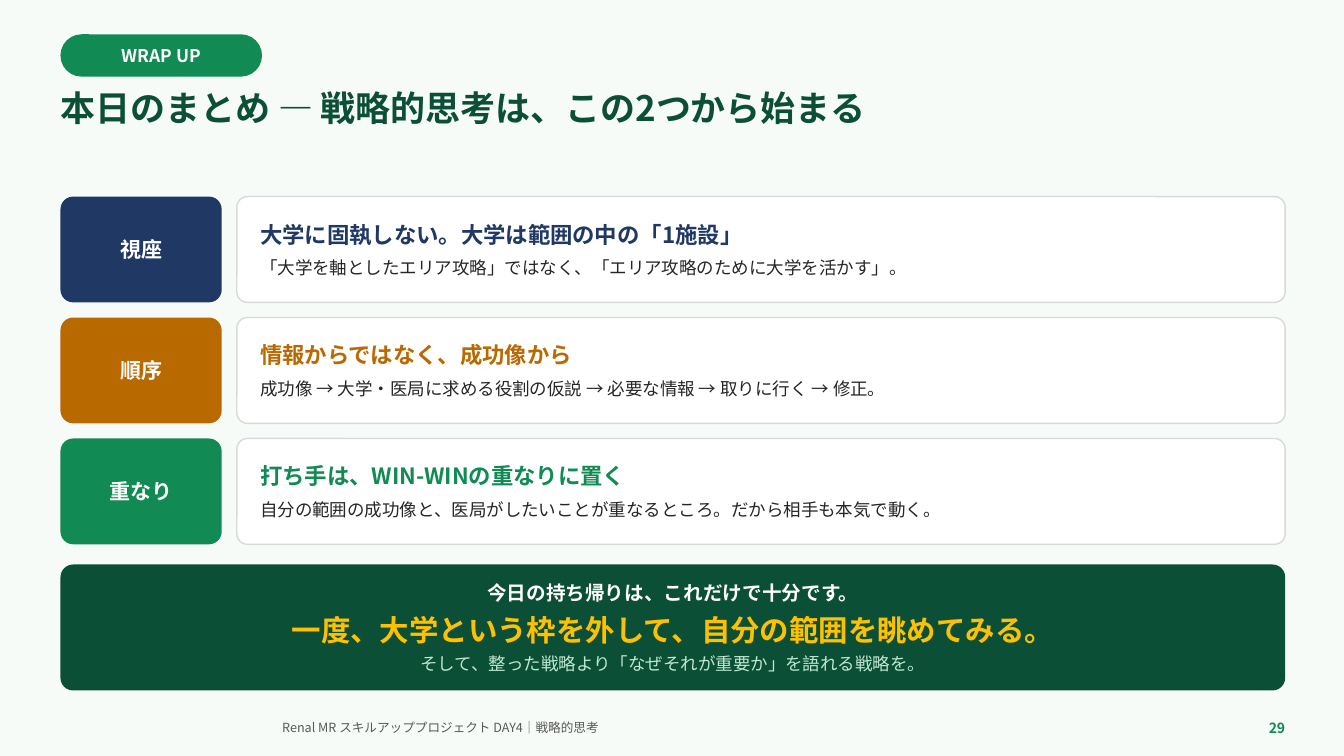
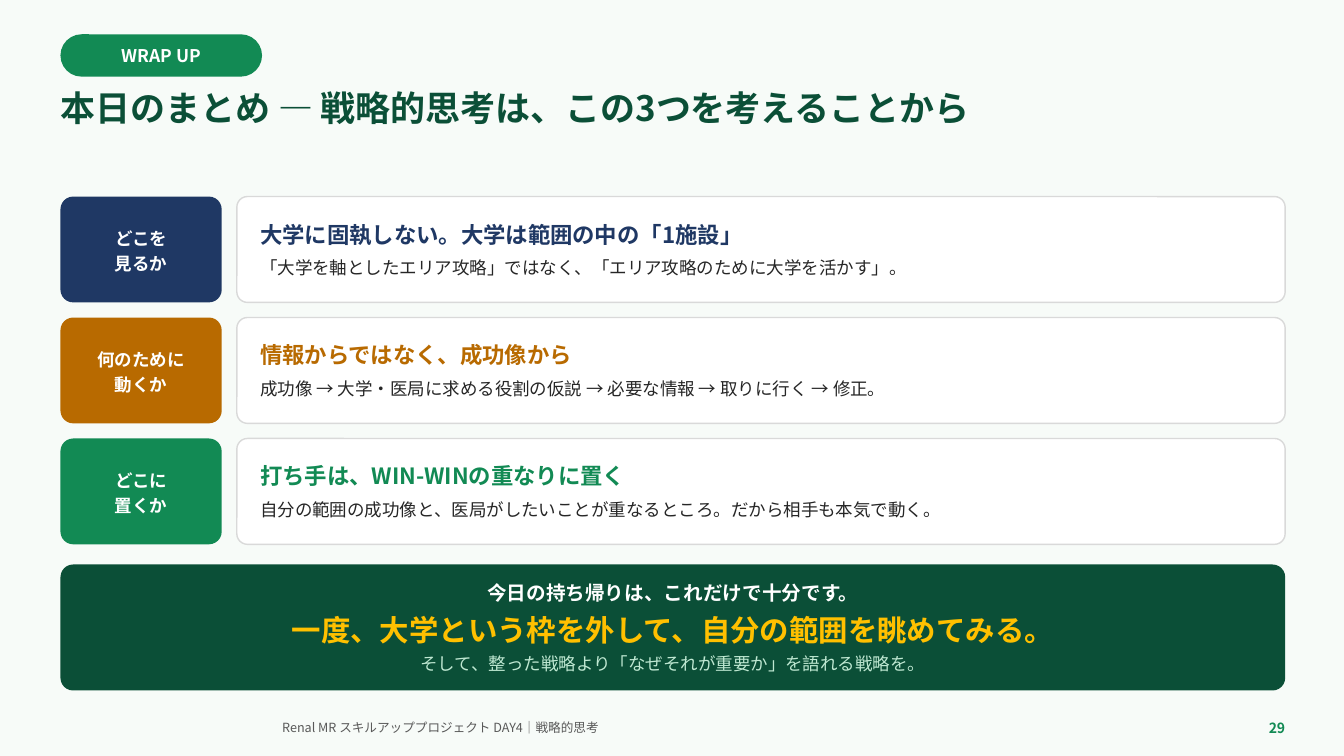
Before and after one commit to TAKUYA-1187/Claude, a slide deck: slide 29 of novartis_training/DAY4_ちょっと分かるだけで世界が変わる.pptx. Drawn at 1344x756 pixels with LibreOffice and Linux fonts; fonts in the diff are those of the drawing; background and template pictures are left out. Boxes give left, top, right and bottom in pixels: in the first picture for what was removed or moved away, otherwise in the second. Text is boxed around its words. In the diff, an @@ line names an element or a change of style, - is before the commit and + after.

```diff
--- a/novartis_training/DAY4_ちょっと分かるだけで世界が変わる.pptx
+++ b/novartis_training/DAY4_ちょっと分かるだけで世界が変わる.pptx
@@ text at bbox=[60, 91, 970, 124]: text changed @@
-本日のまとめ — 戦略的思考は、この2つから始まる
+本日のまとめ — 戦略的思考は、この3つを考えることから
@@ text in rounded rectangle at bbox=[115, 230, 167, 272]: text changed; size 15 to 12.5 pt @@
-視座
+どこを
+見るか
@@ text in rounded rectangle at bbox=[97, 351, 184, 393]: text changed; size 15 to 12.5 pt @@
-順序
+何のために
+動くか
@@ text in rounded rectangle at bbox=[115, 472, 167, 513]: text changed; size 15 to 12.5 pt @@
-重なり
+どこに
+置くか
```
Also in this commit, not shown: 9 other slides changed, 2 other files.
